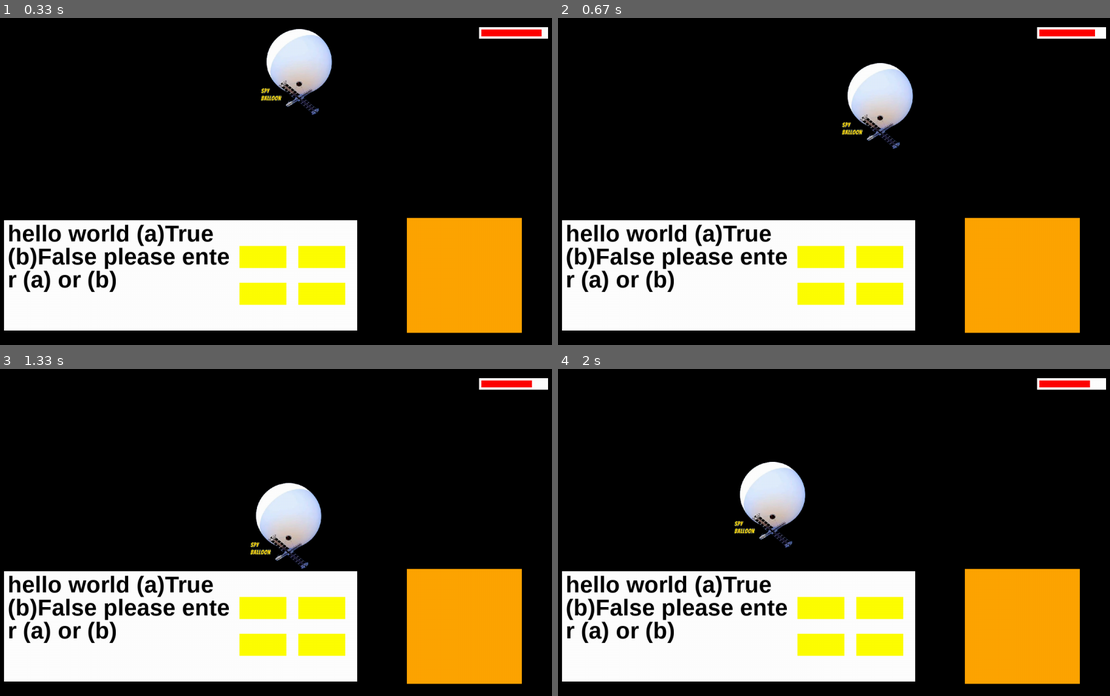
Above: before the commit, frames 1-4 (two rows, left to right).
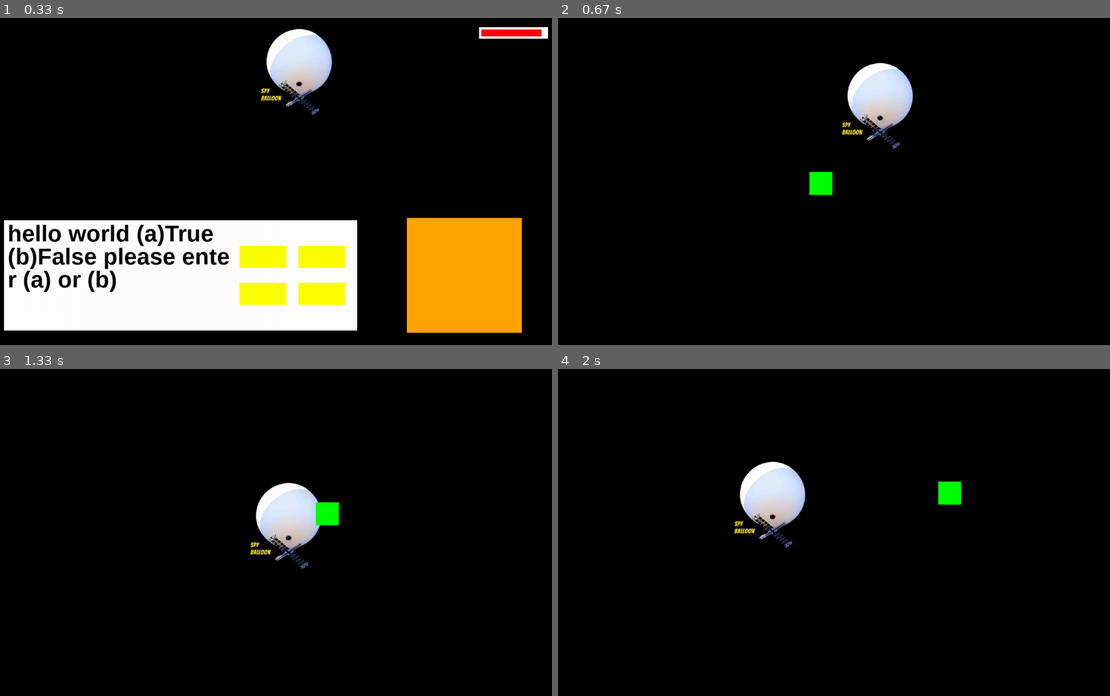
Above: after the commit, the same moments.

Repository: hsiang086/crc-static-exhibition
Game: pygame game, started from main/third_scene.py
Same seed, same stepped clock (60 frames per second), same inputs: the game is played once before the commit and once after it.
Inputs (mouse positions are in pixels of both pictures, inside the frame that each line leads up to):
- Up to frame 1 (0.33 s): no input
- Up to frame 2 (0.67 s): click (822, 256) at 0.38 s
- Up to frame 3 (1.33 s): hold Right 0.67-1.13 s; move the mouse to (402, 581) at 0.7 s; hold Up from 1.17 s (still down)
- Up to frame 4 (2 s): release Up at 1.47 s; hold Right 1.5-1.97 s

Frame 1 is identical in both runs. In frame 2, 28% of the frame differs, in the area x 0-100%, y 2-97%; in frame 3, 28%; in frame 4, 28%.

Commit message:
Update third_scene.py

Diff:
--- a/main/third_scene.py
+++ b/main/third_scene.py
@@ -23,6 +23,8 @@
     global text_size
     global font
 
+    global q
+
 
 
     RES = WIDTH, HEIGHT = 1280, 720
@@ -44,13 +46,18 @@
     question_scene = pygame.sprite.Group()
     question_background = QuestionBackground()
     player = Player()
+    balloon = Balloon()
     ballonblood = BalloonBlood()
     blooddecrease = BloodDecrease()
-    question_scene.add(question_background, player, ballonblood, blooddecrease, [AnswerButton(i, ans) for i, ans in enumerate(questions['answers'])])
+    q = 0
+    q1 = Question(0, 20)
+    question_scene.add(question_background, player, balloon, ballonblood, blooddecrease, [AnswerButton(i, ans) for i, ans in enumerate(questions['answers'])])
 
     shooting_scene = pygame.sprite.Group()
     aim = Aim()
-    shooting_scene.add(Balloon())
+    shooting_scene.add(balloon, aim)
+
+
 
 class Aim(pygame.sprite.Sprite):
     def __init__(self):
@@ -154,10 +161,8 @@
                     self.check = True
                 if event.key == pygame.K_SPACE and self.rect.collidepoint(aim.rect.center):
                     self.change = not self.change
-                    if self.change:
-                        self.image.fill("blue")
-                    else:
-                        self.image.fill("pink")
+                    global shooting
+                    shooting = not shooting
 
         if self.check:
             rand_num = random.randint(0,1)
@@ -260,6 +265,9 @@
             if event.type == pygame.MOUSEBUTTONUP and self.rect.collidepoint(pygame.mouse.get_pos()):
                 if questions['answer'][0] == self.num:
                     print('Y')
+                    global shooting ,q
+                    q += 1
+                    shooting = not shooting
                 else:
                     print('N')
 
@@ -279,7 +287,6 @@
 
 
 init()
-q1 = Question(0, 20)
 
 while True:
     clock.tick(FPS)
@@ -288,11 +295,14 @@
         if event.type == pygame.QUIT:
             os._exit(True)
     screen.fill("black")
-    shooting_scene.draw(screen)
     if not shooting:
         question_scene.draw(screen)
+        ques = Question(q, 20)
+        ques.display()
         question_scene.update()
-
-    q1.display()
-    shooting_scene.update()
+    else:
+        screen.fill("black")
+        shooting_scene.draw(screen)
+        shooting_scene.update()
+
     pygame.display.update()
